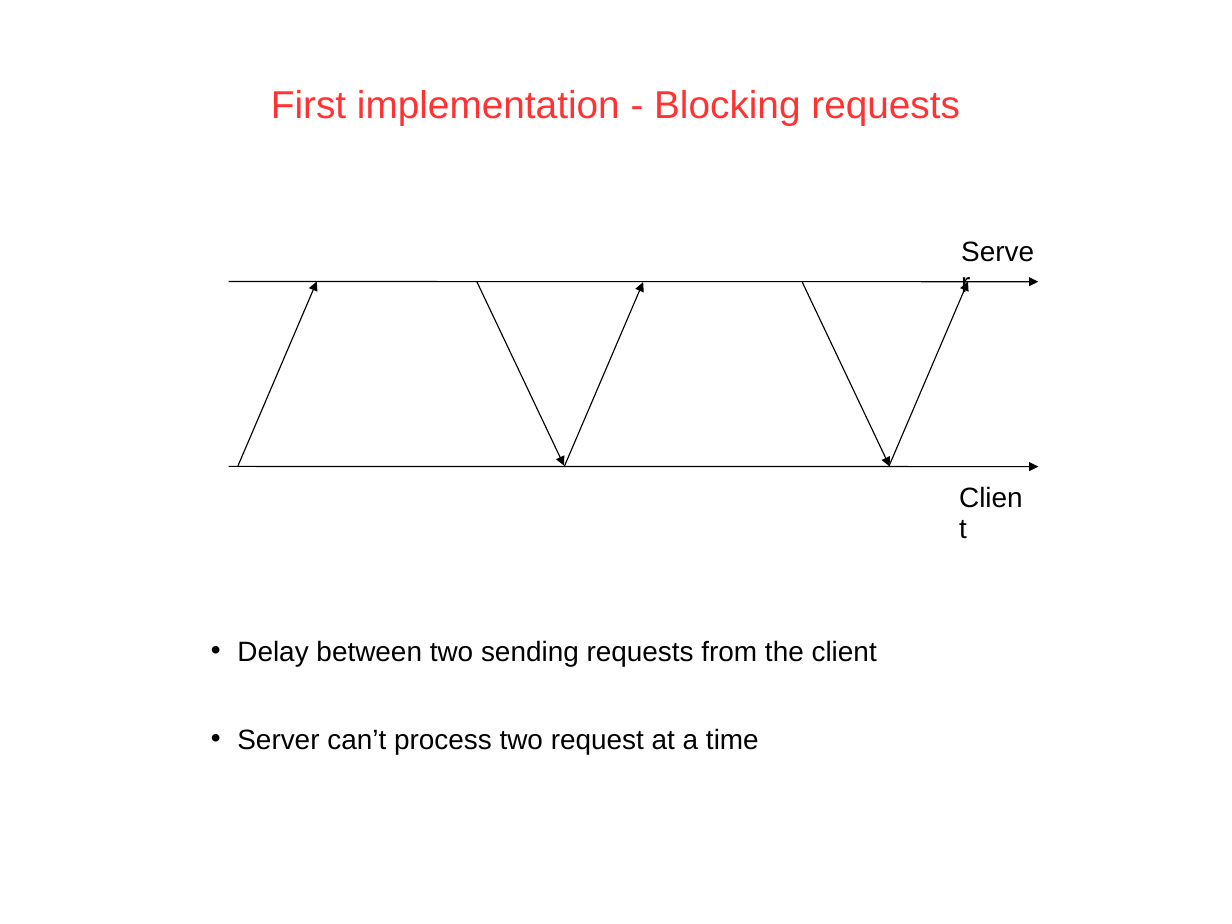
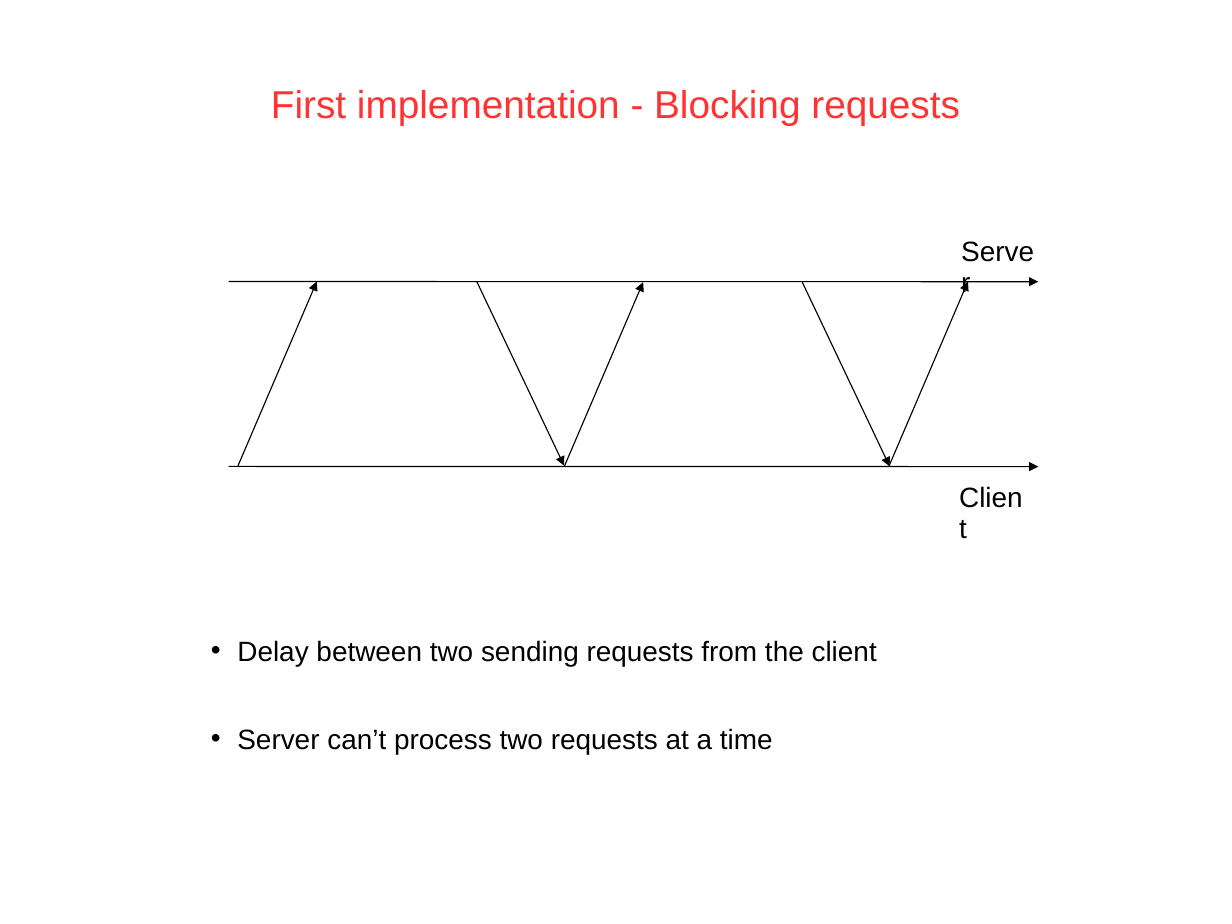
Before and after one commit to PatrickAndrade/top2developers, a slide deck: slide 9 of ProjectMidTermPresentation.odp. Drawn at 1232x924 pixels with LibreOffice and Linux fonts; fonts in the diff are those of the drawing; background and template pictures are left out. Boxes give left, top, right and bottom in pixels: in the first picture for what was removed or moved away, otherwise in the second. Text is boxed around its words. In the diff, an @@ line names an element or a change of style, - is before the commit and + after.

```diff
--- a/ProjectMidTermPresentation.odp
+++ b/ProjectMidTermPresentation.odp
@@ text in free at box(237, 728, 773, 754): text changed @@
-• Server can’t process two request at a time
+• Server can’t process two requests at a time
```
Also in this commit, not shown: 1 other slide changed, 1 other file.
